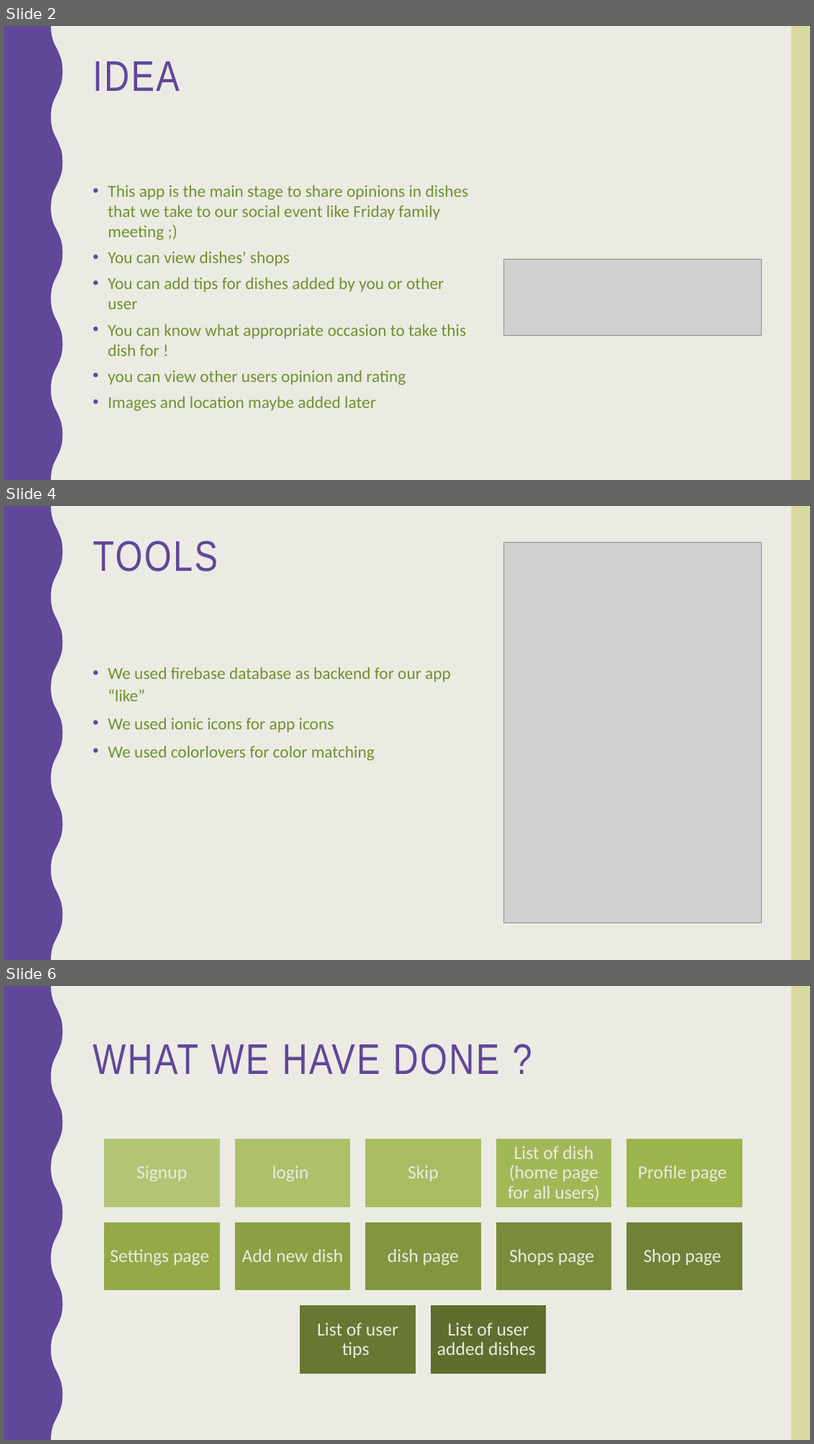
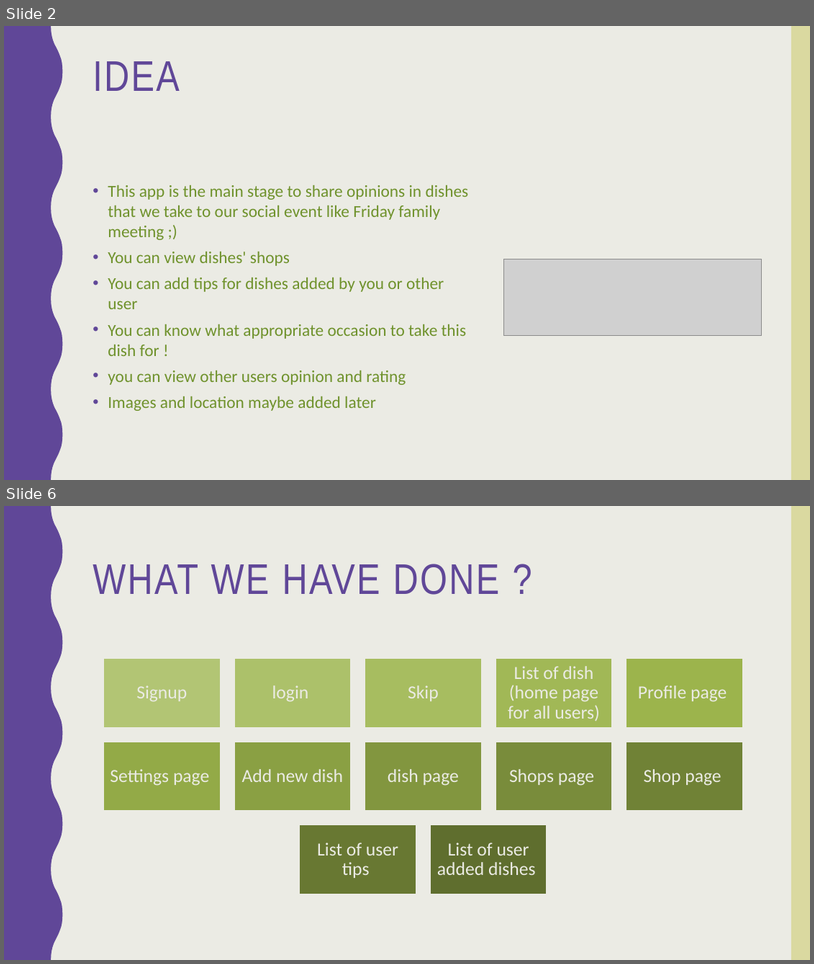
Before and after one commit to norahK/444SWE-Project, a slide deck: Pick a dish app.pptx. Shown one above the other, each under a label of ours: slides 2, 4 and 6 before the commit, slides 2 and 6 after it; the slides between them are not shown. The pictures are 814x1444 and 814x964 pixels, drawn with LibreOffice and Linux fonts; fonts in the diff are those of the drawing; grey boxes stand for pictures. Boxes give left, top, right and bottom in pixels: in the first picture for what was removed or moved away, otherwise in the second. Text is boxed around its words. In the diff, an @@ line names an element or a change of style, - is before the commit and + after.

```diff
--- a/Pick a dish app.pptx
+++ b/Pick a dish app.pptx
@@ slide 4 removed at bbox=[4, 506, 810, 960], background #EBEBE4 @@
@@ freeform shape removed at bbox=[4, 506, 63, 960] @@
@@ rectangle removed at bbox=[792, 506, 810, 960] @@
@@ title removed at bbox=[93, 541, 218, 572] @@
-TOOLS
@@ picture removed at bbox=[504, 542, 762, 922] @@
@@ text removed at bbox=[108, 667, 451, 760] @@
-• We used firebase database as backend for our app “like”
-• We used ionic icons for app icons
-• We used colorlovers for color matching
```
Also in this commit, not shown: 4 slides changed, 3 slides added, 2 other files.
